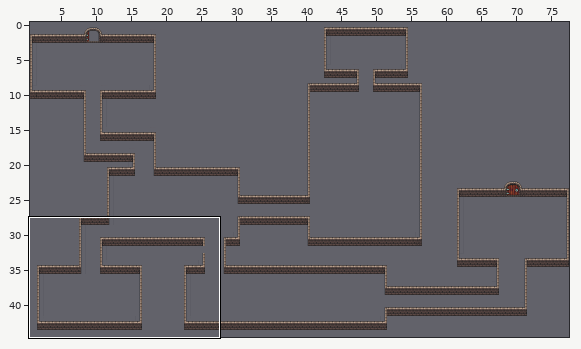
Tiled map: ProjectEsame/Maptiles/Map_Zoom.tmx. The first picture is a wide view before the edit; the outline marks the close-up.
Close-up. Earlier state:
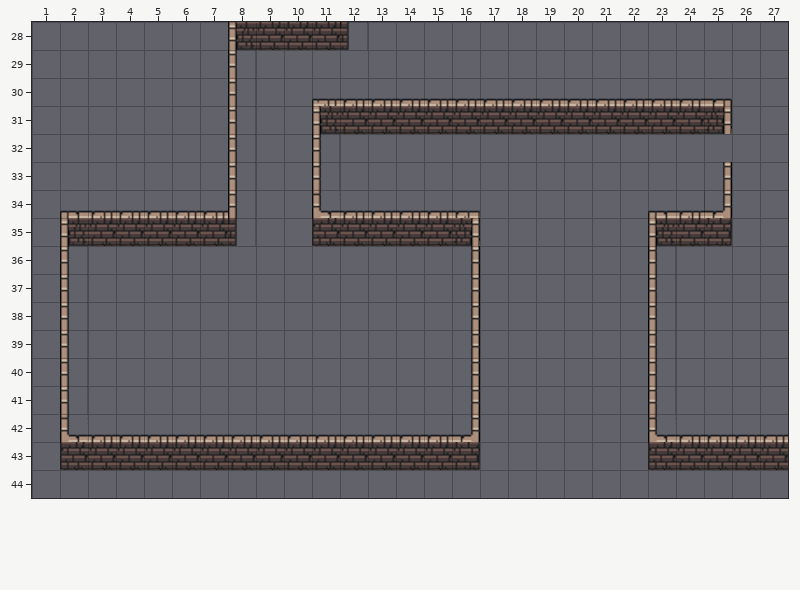
Cells are 64x64 px. Shown: x 1..27, y 28..44. The commit also changed other parts of the map, which this record leaves out.
Now the later version:
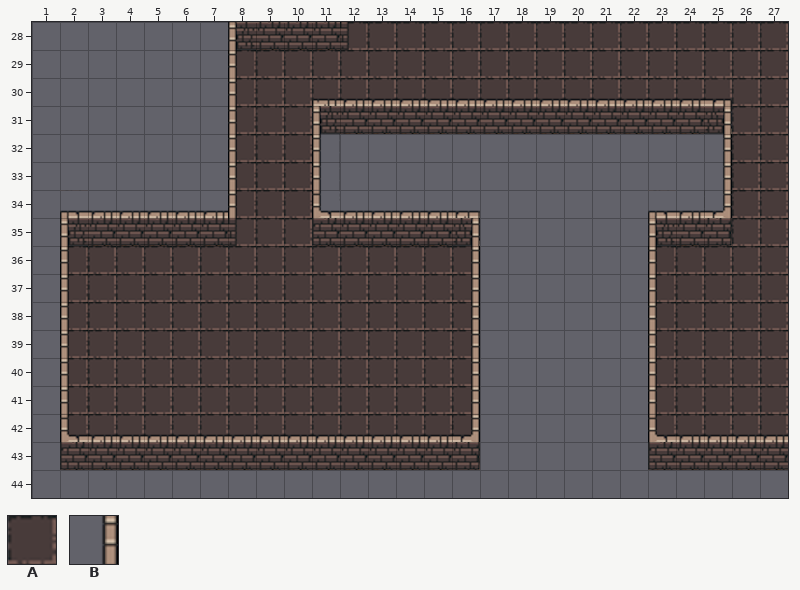
Key: from "0x72_DungeonTilesetII_v1.4_zoo": A 129, B 256.
_ is an empty cell, . an unchanged one.
Tiles of an added or newly shown layer are drawn over the layers below it.
Difference:
--- layer "Pavimento" (now shown)
@@ x 2..27 @@
-28 ..........________________
-29 ......____________________
-30 ......____________________
-31 ......___...............__
-32 ......___..............___
-33 ......___...............__
-34 ......___...............__
-35 ......___...............__
-36 _______________......_____
-37 _______________......_____
-38 _______________......_____
-39 _______________......_____
-40 _______________......_____
-41 _______________......_____
-42 _______________......_____
+28 ..........AAAAAAAAAAAAAAAA
+29 ......AAAAAAAAAAAAAAAAAAAA
+30 ......AAAAAAAAAAAAAAAAAAAA
+31 ......AAA...............AA
+32 ......AAA..............BAA
+33 ......AAA...............AA
+34 ......AAA...............AA
+35 ......AAA...............AA
+36 AAAAAAAAAAAAAAA......AAAAA
+37 AAAAAAAAAAAAAAA......AAAAA
+38 AAAAAAAAAAAAAAA......AAAAA
+39 AAAAAAAAAAAAAAA......AAAAA
+40 AAAAAAAAAAAAAAA......AAAAA
+41 AAAAAAAAAAAAAAA......AAAAA
+42 AAAAAAAAAAAAAAA......AAAAA
Boxes around the changes in both close-ups, in picture pixels (x1, y1, x2, y2):
added: (60, 22, 788, 436)
